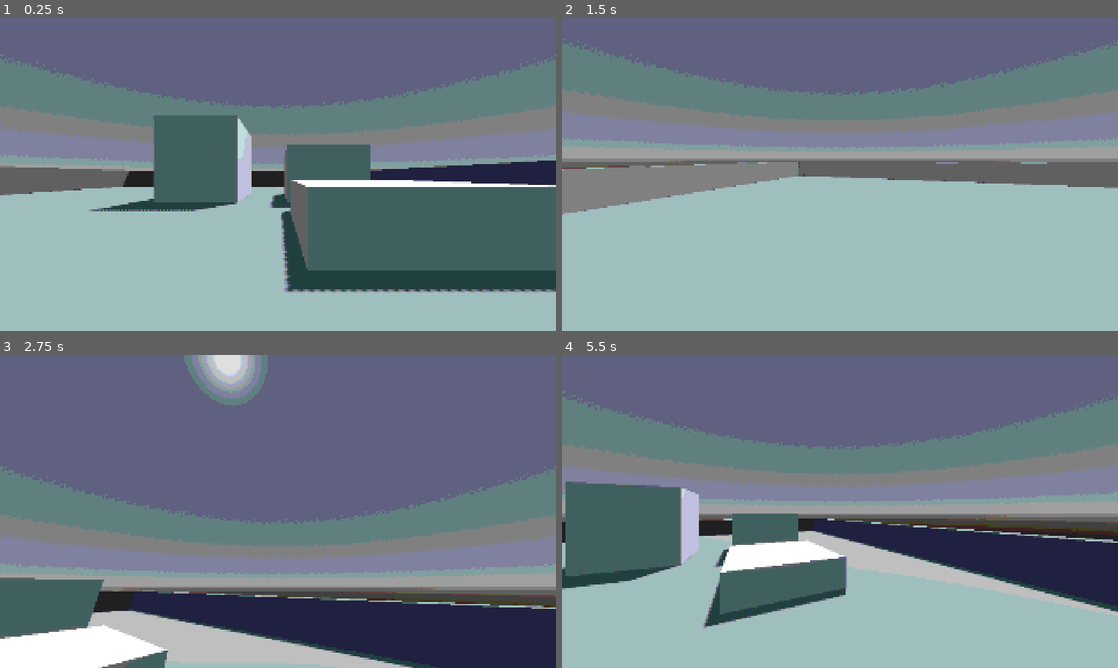
Above: before the commit, frames 1-4 (two rows, left to right).
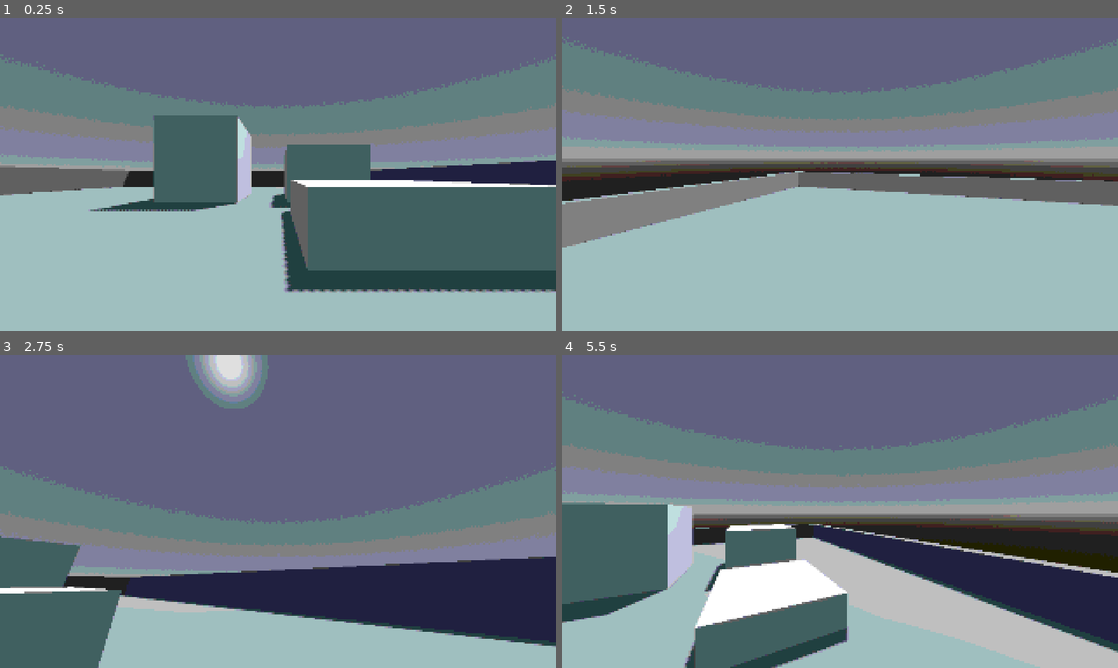
Above: after the commit, the same moments.

Repository: Bayle8/Fps_test_1
Game: Godot game, scene res://world.tscn
Same seed, same stepped clock (60 frames per second), same inputs: the game is played once before the commit and once after it.
Inputs (mouse positions are in pixels of both pictures, inside the frame that each line leads up to):
- Up to frame 1 (0.25 s): no input
- Up to frame 2 (1.5 s): move the mouse to (867, 174) at 0.52 s; hold Space (Jump) 0.53-1.28 s; hold W (Up) from 0.53 s (still down); move the mouse to (812, 174) at 1.27 s; tap Shift (Dash) at 1.35 s
- Up to frame 3 (2.75 s): keep holding W (Up); tap Space (Jump) at 1.52, 1.55, 1.82 s; move the mouse to (289, 505) at 2.02 s; hold Space (Jump) from 2.03 s (still down)
- Up to frame 4 (5.5 s): keep holding W (Up); move the mouse to (834, 517) at 2.77 s; release Space (Jump) at 2.78 s; tap Shift (Dash) at 2.85, 4.35 s; tap Space (Jump) at 3.02, 3.05, 3.32, 4.52, 4.55, 4.82 s; move the mouse to (878, 514) at 3.52 s; hold Space (Jump) 3.53-4.28 s; move the mouse to (795, 508) at 4.27 s; move the mouse to (845, 511) at 5.02 s; hold Space (Jump) from 5.03 s (still down)

The runs differ from the first frame. In frame 1, less than 0.1% of the frame differs, in the area x 5-100%, y 13-88%; in frame 2, 13%; in frame 3, 28%; in frame 4, 32%, in the area x 0-100%, y 11-100%.

Commit message:
wallrun update

Diff:
--- a/player.gd
+++ b/player.gd
@@ -3,10 +3,11 @@
 #variabili comuni
 var speed
 const WALK_SPEED = 5.0
-const SPRINT_SPEED = 8.0
-const JUMP_VELOCITY = 6
+var SPRINT_SPEED = 10
+const JUMP_VELOCITY = 8
 const MOUSE_SENSITIVITY = 0.02
 
+#variabili fisica
 var gravity = 9.81
 
 @onready var head = $Head
@@ -31,6 +32,16 @@
 		camera.rotation.x -= event.relative.y * MOUSE_SENSITIVITY
 		camera.rotation.x = clamp(camera.rotation.x, deg_to_rad(-40), deg_to_rad(60))
 
+
+func get_wall_run_normal() -> Vector3:
+	if Input.is_action_pressed("Jump") and Input.is_action_pressed("Up"):
+		if is_on_wall():
+			var collision = get_slide_collision(0)
+			if collision:
+				return collision.get_normal()
+	return Vector3.ZERO
+
+
 #movimento e telecamera
 func _physics_process(delta):
 	# Add the gravity.
@@ -48,9 +59,16 @@
 		speed = WALK_SPEED
 
 	# Get the input direction and handle the movement/deceleration.
-	# As good practice, you should replace UI actions with custom gameplay actions.
 	var input_dir := Input.get_vector("Left", "Right", "Up", "Down")
 	var direction : Vector3 = (head.global_transform.basis * Vector3(input_dir.x, 0, input_dir.y)).normalized()
+
+	# CONTROLLO WALL RUN
+	var wall_normal = get_wall_run_normal()
+	if wall_normal != Vector3.ZERO:
+		velocity.y = 0.0 # Cancella la gravità sul muro
+		# Calcola la direzione proiettandola lungo la parete
+		direction = direction.slide(wall_normal).normalized()
+
 	if is_on_floor():
 		if direction:
 			velocity.x = direction.x * speed
@@ -61,6 +79,7 @@
 	else:
 		velocity.x = lerp(velocity.x, direction.x * speed, delta * 3)
 		velocity.z = lerp(velocity.z, direction.z * speed, delta * 3)
+
 	#head bob
 	t_bob += delta * velocity.length() * float(is_on_floor())
 	camera.transform.origin = _headbob(t_bob)
--- a/project.godot
+++ b/project.godot
@@ -57,6 +57,7 @@
 
 [physics]
 
+common/physics_ticks_per_second=240
 3d/physics_engine="Jolt Physics"
 
 [rendering]
--- a/world.tscn
+++ b/world.tscn
@@ -196,4 +196,6 @@
 [node name="MeshInstance2D" type="MeshInstance2D" parent="." unique_id=562251452]
 texture_filter = 1
 material = SubResource("ShaderMaterial_yf5fn")
+position = Vector2(-209, 0)
+scale = Vector2(1.109375, 1)
 mesh = SubResource("QuadMesh_g4v7s")
Not shown, added: Builds/FPS template.console_win/FPS template.console.exe
Not shown, added: Builds/FPS template.console_win/FPS template.exe
Not shown, added: Builds/FPS template.console_win/FPS template.pck
